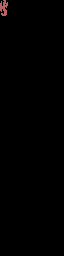
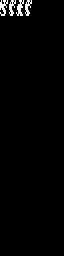
Revision of a layered 64px x 256px image; what changed, layer by layer:
painted on "Background" over [0, 0, 32, 16]
